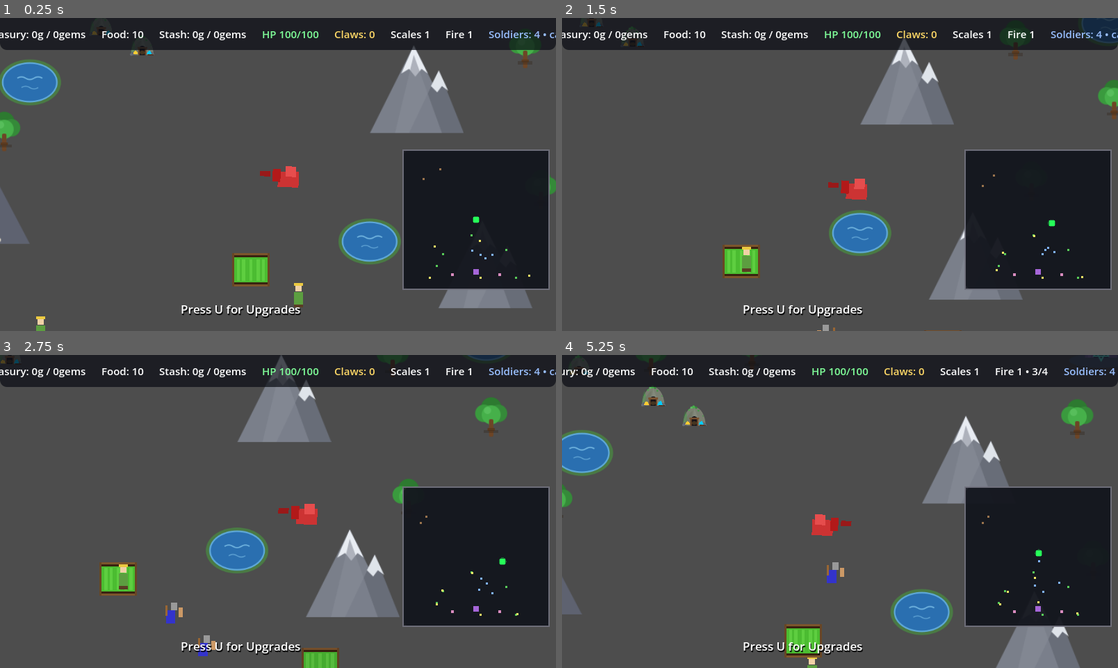
Above: before the commit, frames 1-4 (two rows, left to right).
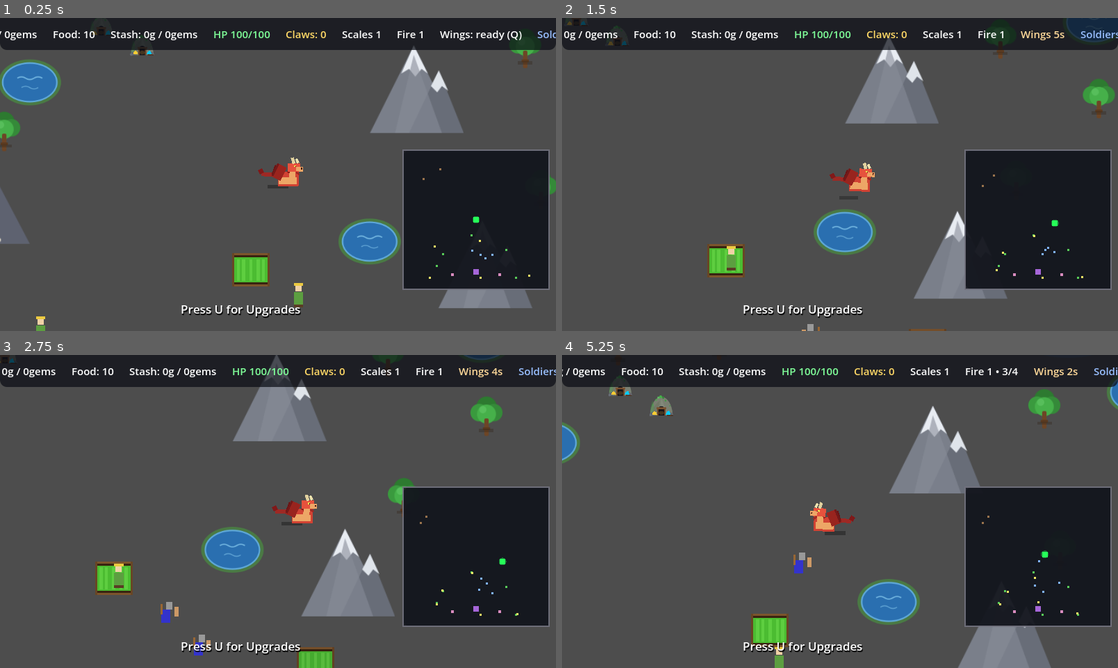
Above: after the commit, the same moments.

Repository: hyperdrive/dragonheart
Game: Godot game, scene res://scenes/main/Main.tscn
Same seed, same stepped clock (60 frames per second), same inputs: the game is played once before the commit and once after it.
Inputs:
- Up to frame 1 (0.25 s): no input
- Up to frame 2 (1.5 s): tap U at 0.5, 1.25 s; hold D (move_right) 0.53-1.28 s; hold E (eat) 0.53-1.28 s; tap Q (fly, bound only after the commit) at 0.8, 1.35 s; hold S (move_down) from 1.28 s (still down)
- Up to frame 3 (2.75 s): tap E (eat) at 1.55 s; tap U at 2 s; release S (move_down) at 2.03 s; hold D (move_right) from 2.03 s (still down); hold E (eat) from 2.03 s (still down); tap Q (fly, bound only after the commit) at 2.3 s
- Up to frame 4 (5.25 s): tap U at 2.75, 3.5, 4.25 s; release D (move_right) at 2.78 s; release E (eat) at 2.78 s; hold W (move_up) 2.78-3.53 s; tap Space (fire) at 2.85 s; tap E (eat) at 3.05, 4.55 s; hold A (move_left) 3.53-5.03 s; tap Q (fly, bound only after the commit) at 3.6 s; tap 1 at 4.35 s; hold S (move_down) from 5.03 s (still down); tap 2 at 5.1 s

The runs differ from the first frame. In frame 1, 1.7% of the frame differs, in the area x 0-100%, y 4-55%; in frame 2, 7.5%; in frame 3, 5.1%; in frame 4, 13%, in the area x 0-100%, y 0-100%.

Commit message:
Dragon: flight + walk split (Q), wing flaps, richer art
User spec: improve the dragon visually; introduce walking and flying —
flying recharges over 5s, allows fast movement for 3s, walking a
little more slow; start flying with Q; a flying dragon flaps his wings.

Movement split (Dragon.gd): walk_speed 150 replaces the old single
speed 200 (deliberately a little slower); Q bursts fly_speed 300 for
fly_duration 3s, then the dragon auto-lands into a full flight_recharge
of 5s. Mid-recharge Q is refused with a wait print. An early-cancel
refund idea was dropped with evidence: the refund math recharged a FULL
3s flight in 2s, violating the spec — cancelling now simply wastes the
remaining burst. Timers live in the existing _physics_process beside
fire/strike/boost; 'fly' action added on physical keycode Q.

Visuals (Dragon.tscn rewritten + code): new Vis wrapper node between
the body and Dragon carries a ~34px code-driven lift (plus a bob synced
to the flap) while a detached Shadow ColorRect stays on the ground,
shrinking and fading with altitude — the AnimationPlayer's
idle/fire_breath/death tracks were re-pathed to Vis/Sprite so code and
animation never fight over the same node. Wing flap is code-driven on
two new pivots (NearWingPivot 55-degree sweep at ~3.2 Hz, FarWingPivot
trailing 36 degrees and lower) — the same pattern as the code-driven
soldier weapon swing — folding to a rest pose on the ground. Art
enriched in the repo's rect-primitive family: tail spike, belly/neck
plates, back spikes, horn pair, snout + jaw + nostril, yellow dragon
eye with pupil, near wing with a bone edge; all inside the existing
facing mirror.

HUD: new WingsLabel chip — 'Flying Ns' airborne, countdown while
recharging, 'Wings: ready (Q)' on the ground — pushed through the new
flight_state_changed signal on phase edges and whole seconds only.

Fire breath, loot, E-strikes, interception and collisions all work
unchanged mid-air; death resets every flight visual instantly.

Probe probe_dragon_flight 25/25 (Q binding, topology + animations,
speed split, lift/flap/shadow, 3s auto-land, 5s recharge + refusal,
early-landing-pays-5s, chip pushes, death resets). 14400-frame
regression: 0 script errors.

Docs: decision record 2026-11-09-dragon-flight-visuals.md; GAME-SPEC
section 7 locomotion paragraph + tuning row + record index.

Diff:
--- a/project.godot
+++ b/project.godot
@@ -59,6 +59,11 @@
 "events": [Object(InputEventKey,"resource_local_to_scene":false,"resource_name":"","device":-1,"window_id":0,"alt_press …(193 unchanged characters)…
 ]
 }
+fly={
+"deadzone": 0.5,
+"events": [Object(InputEventKey,"resource_local_to_scene":false,"resource_name":"","device":-1,"window_id":0,"alt_pressed":false,"shift_pressed":false,"ctrl_pressed":false,"meta_pressed":false,"pressed":false,"keycode":0,"physical_keycode":81,"key_label":0,"unicode":113,"location":0,"echo":false,"script":null)
+]
+}
 
 [rendering]
 
--- a/scenes/characters/Dragon.tscn
+++ b/scenes/characters/Dragon.tscn
@@ -11,7 +11,7 @@
 loop_mode = 1
 step = 0.1
 tracks/0/type = "value"
-tracks/0/path = "Sprite:position"
+tracks/0/path = NodePath("Vis/Sprite:position")
 tracks/0/interp = 1
 tracks/0/keys = {
 "times": PackedFloat32Array(0, 0.5, 1),
@@ -20,7 +20,7 @@
 "values": [Vector2(0, -5), Vector2(0, -7), Vector2(0, -5)]
 }
 tracks/1/type = "value"
-tracks/1/path = "Sprite:rotation"
+tracks/1/path = NodePath("Vis/Sprite:rotation")
 tracks/1/interp = 1
 tracks/1/keys = {
 "times": PackedFloat32Array(0, 0.5, 1),
@@ -34,7 +34,7 @@
 loop_mode = 0
 step = 0.1
 tracks/0/type = "value"
-tracks/0/path = "Sprite:position"
+tracks/0/path = NodePath("Vis/Sprite:position")
 tracks/0/interp = 1
 tracks/0/keys = {
 "times": PackedFloat32Array(0, 0.4, 0.8),
@@ -43,7 +43,7 @@
 "values": [Vector2(0, -5), Vector2(5, -5), Vector2(0, -5)]
 }
 tracks/1/type = "value"
-tracks/1/path = "Sprite:rotation"
+tracks/1/path = NodePath("Vis/Sprite:rotation")
 tracks/1/interp = 1
 tracks/1/keys = {
 "times": PackedFloat32Array(0, 0.4, 0.8),
@@ -57,7 +57,7 @@
 loop_mode = 0
 step = 0.1
 tracks/0/type = "value"
-tracks/0/path = "Sprite:position"
+tracks/0/path = NodePath("Vis/Sprite:position")
 tracks/0/interp = 1
 tracks/0/keys = {
 "times": PackedFloat32Array(0, 0.5, 1.0, 1.5, 2.0),
@@ -66,7 +66,7 @@
 "values": [Vector2(0, 0), Vector2(0, 5), Vector2(0, 10), Vector2(0, 15), Vector2(0, 20)]
 }
 tracks/1/type = "value"
-tracks/1/path = "Sprite:rotation"
+tracks/1/path = NodePath("Vis/Sprite:rotation")
 tracks/1/interp = 1
 tracks/1/keys = {
 "times": PackedFloat32Array(0, 0.5, 1.0, 1.5, 2.0),
@@ -90,27 +90,161 @@
 collision_mask = 3
 script = ExtResource("1_m3q8w")
 
-[node name="Sprite" type="Node2D" parent="."]
+[node name="Shadow" type="ColorRect" parent="."]
+offset_left = -20.0
+offset_top = 20.0
+offset_right = 20.0
+offset_bottom = 27.0
+color = Color(0, 0, 0, 0.32)
+
+[node name="Vis" type="Node2D" parent="."]
+
+[node name="Sprite" type="Node2D" parent="Vis"]
 position = Vector2(0, -5)
 
-[node name="Body" type="ColorRect" parent="Sprite"]
-size = Vector2(40, 30)
-color = Color(0.8, 0.2, 0.2, 1.0)
-
-[node name="Head" type="ColorRect" parent="Sprite"]
-position = Vector2(15, -10)
-size = Vector2(20, 20)
-color = Color(0.9, 0.3, 0.3, 1.0)
-
-[node name="Wing" type="ColorRect" parent="Sprite"]
-position = Vector2(-10, -5)
-size = Vector2(15, 25)
-color = Color(0.7, 0.1, 0.1, 1.0)
-
-[node name="Tail" type="ColorRect" parent="Sprite"]
-position = Vector2(-35, 0)
-size = Vector2(20, 10)
-color = Color(0.6, 0.1, 0.1, 1.0)
+[node name="Tail" type="ColorRect" parent="Vis/Sprite"]
+offset_left = -32.0
+offset_top = 2.0
+offset_right = -10.0
+offset_bottom = 10.0
+color = Color(0.62, 0.16, 0.14, 1)
+
+[node name="TailTip" type="ColorRect" parent="Vis/Sprite"]
+offset_left = -39.0
+offset_top = -1.0
+offset_right = -30.0
+offset_bottom = 8.0
+rotation = -0.5
+color = Color(0.5, 0.1, 0.1, 1)
+
+[node name="FarWingPivot" type="Node2D" parent="Vis/Sprite"]
+position = Vector2(-4, -12)
+
+[node name="FarWing" type="ColorRect" parent="Vis/Sprite/FarWingPivot"]
+offset_left = -2.0
+offset_top = 0.0
+offset_right = 14.0
+offset_bottom = 20.0
+color = Color(0.42, 0.08, 0.08, 1)
+
+[node name="Body" type="ColorRect" parent="Vis/Sprite"]
+offset_right = 40.0
+offset_bottom = 28.0
+color = Color(0.82, 0.26, 0.2, 1)
+
+[node name="Belly" type="ColorRect" parent="Vis/Sprite"]
+offset_left = 2.0
+offset_top = 11.0
+offset_right = 36.0
+offset_bottom = 24.0
+color = Color(0.93, 0.65, 0.4, 1)
+
+[node name="NeckBelly" type="ColorRect" parent="Vis/Sprite"]
+offset_left = 22.0
+offset_top = -8.0
+offset_right = 34.0
+offset_bottom = 20.0
+color = Color(0.93, 0.65, 0.4, 1)
+
+[node name="BackSpike1" type="ColorRect" parent="Vis/Sprite"]
+offset_left = -4.0
+offset_top = -6.0
+offset_right = 1.0
+offset_bottom = 2.0
+rotation = 0.35
+color = Color(0.55, 0.12, 0.1, 1)
+
+[node name="BackSpike2" type="ColorRect" parent="Vis/Sprite"]
+offset_left = 8.0
+offset_top = -6.0
+offset_right = 13.0
+offset_bottom = 2.0
+rotation = 0.35
+color = Color(0.55, 0.12, 0.1, 1)
+
+[node name="BackSpike3" type="ColorRect" parent="Vis/Sprite"]
+offset_left = 20.0
+offset_top = -6.0
+offset_right = 25.0
+offset_bottom = 2.0
+rotation = 0.35
+color = Color(0.55, 0.12, 0.1, 1)
+
+[node name="Head" type="ColorRect" parent="Vis/Sprite"]
+offset_left = 18.0
+offset_top = -16.0
+offset_right = 42.0
+offset_bottom = 0.0
+color = Color(0.9, 0.32, 0.24, 1)
+
+[node name="Snout" type="ColorRect" parent="Vis/Sprite"]
+offset_left = 34.0
+offset_top = -10.0
+offset_right = 48.0
+offset_bottom = -1.0
+color = Color(0.93, 0.65, 0.4, 1)
+
+[node name="Nostril" type="ColorRect" parent="Vis/Sprite"]
+offset_left = 44.0
+offset_top = -8.0
+offset_right = 46.0
+offset_bottom = -5.0
+color = Color(0.25, 0.05, 0.05, 1)
+
+[node name="Jaw" type="ColorRect" parent="Vis/Sprite"]
+offset_left = 36.0
+offset_top = -1.0
+offset_right = 44.0
+offset_bottom = 3.0
+rotation = 0.6
+color = Color(0.62, 0.16, 0.14, 1)
+
+[node name="HornBack" type="ColorRect" parent="Vis/Sprite"]
+offset_left = 24.0
+offset_top = -26.0
+offset_right = 30.0
+offset_bottom = -14.0
+rotation = -0.3
+color = Color(0.88, 0.82, 0.62, 1)
+
+[node name="HornFront" type="ColorRect" parent="Vis/Sprite"]
+offset_left = 32.0
+offset_top = -24.0
+offset_right = 37.0
+offset_bottom = -15.0
+rotation = -0.45
+color = Color(0.93, 0.88, 0.68, 1)
+
+[node name="Eye" type="ColorRect" parent="Vis/Sprite"]
+offset_left = 30.0
+offset_top = -12.0
+offset_right = 34.0
+offset_bottom = -9.0
+color = Color(0.95, 0.9, 0.3, 1)
+
+[node name="EyePupil" type="ColorRect" parent="Vis/Sprite"]
+offset_left = 32.5
+offset_top = -11.5
+offset_right = 34.0
+offset_bottom = -9.5
+color = Color(0.1, 0.05, 0.05, 1)
+
+[node name="NearWingPivot" type="Node2D" parent="Vis/Sprite"]
+position = Vector2(2, -14)
+
+[node name="Wing" type="ColorRect" parent="Vis/Sprite/NearWingPivot"]
+offset_left = -4.0
+offset_top = 0.0
+offset_right = 16.0
+offset_bottom = 28.0
+color = Color(0.6, 0.14, 0.12, 1)
+
+[node name="WingBone" type="ColorRect" parent="Vis/Sprite/NearWingPivot"]
+offset_left = -4.0
+offset_top = 0.0
+offset_right = 0.0
+offset_bottom = 26.0
+color = Color(0.45, 0.1, 0.1, 1)
 
 [node name="CollisionShape" type="CollisionShape2D" parent="."]
 shape = SubResource("1_b5t6n")
--- a/scenes/ui/HUD.tscn
+++ b/scenes/ui/HUD.tscn
@@ -86,6 +86,11 @@
 theme_override_font_sizes/font_size = 15
 text = "Fire 1"
 
+[node name="WingsLabel" type="Label" parent="TopBar/TopBarMargin/HBox"]
+layout_mode = 2
+theme_override_font_sizes/font_size = 15
+text = "Wings: ready (Q)"
+
 [node name="ThreatLabel" type="Label" parent="TopBar/TopBarMargin/HBox"]
 layout_mode = 2
 size_flags_horizontal = 3
--- a/scripts/characters/Dragon.gd
+++ b/scripts/characters/Dragon.gd
@@ -16,8 +16,37 @@
 signal shield_changed(points: int)
 
 @export_group("Controls")
-@export var speed: float = 200.0
+@export var walk_speed: float = 150.0
 @export var fire_rate: float = 1.0
+
+@export_group("Flight")
+## Walking is deliberately slower than the old single speed (user spec:
+## "walking will be a little more slow"); flight is the fast lane.
+@export var fly_speed: float = 300.0
+## Q launches a burst of flight; it auto-lands when the burst runs out.
+@export var fly_duration: float = 3.0
+## Full recovery after landing (user spec: "recharge over 5s"). Any landing
+## — auto or early Q — pays the same 5s: cancelling wastes the burst, it
+## never shortens the wait.
+@export var flight_recharge: float = 5.0
+## Wing-flap cadence while airborne (code-driven visuals, like the soldier
+## weapon swing — the AnimationPlayer owns Sprite position/rotation, so the
+## flap lives on the wing pivots only).
+@export var flap_hz: float = 3.2
+## How high the dragon rises over the ground while airborne.
+@export var flight_lift: float = 34.0
+
+## Flight state (2026-11-09): WALK is the default; Q bursts into FLY for
+## fly_duration seconds, then lands and recharges. The HUD chip mirrors
+## all three phases via flight_state_changed.
+var _flying: bool = false
+var _flight_left: float = 0.0
+var _flight_recharge_left: float = 0.0
+var _flap_phase: float = 0.0
+var _lift_current: float = 0.0
+var _chip_flying: Variant = null
+var _chip_seconds: Variant = null
+signal flight_state_changed(flying: bool, seconds_left: float, charging: bool)
 
 @export_group("Fire breath")
 @export var fire_reach: float = 95.0        # ignition distance from the mouth
@@ -52,7 +81,11 @@
 
 var game_manager: GameManager
 
-@onready var sprite: Node2D = $Sprite
+@onready var vis: Node2D = $Vis
+@onready var sprite: Node2D = $Vis/Sprite
+@onready var shadow: ColorRect = $Shadow
+@onready var near_wing_pivot: Node2D = $Vis/Sprite/NearWingPivot
+@onready var far_wing_pivot: Node2D = $Vis/Sprite/FarWingPivot
 @onready var animation_player: AnimationPlayer = $AnimationPlayer
 @onready var fire_area: Area2D = $FireArea
 @onready var flame: Node2D = $FireArea/Flame
@@ -72,6 +105,7 @@
 
 	# Fire breath window wiring handled in fire_breath(); the idle starts on play.
 	fire_area.monitoring = false  # breath window only, set in fire_breath()
+	flight_state_changed.emit(false, 0.0, false)  # initial HUD chip state
 
 func sync_from_game_manager() -> void:
 	# Armor (scales) sets max health; fire power sets breath damage per burn tick.
@@ -93,6 +127,17 @@
 		_speed_boost_left -= delta
 	if _strike_cooldown > 0.0:
 		_strike_cooldown = maxf(_strike_cooldown - delta, 0.0)
+	if Input.is_action_just_pressed("fly"):
+		_try_flight()
+	if _flying:
+		_flight_left -= delta
+		if _flight_left <= 0.0:
+			land_flight()
+	elif _flight_recharge_left > 0.0:
+		_flight_recharge_left -= delta
+		if _flight_recharge_left <= 0.0:
+			_flight_recharge_left = 0.0
+			print("Dragon's wings are rested — the sky awaits! (Q)")
 
 	var input_direction := Vector2.ZERO
 	if Input.is_action_pressed("move_left"):
@@ -109,6 +154,8 @@
 
 	velocity = input_direction * effective_speed()
 	move_and_slide()
+
+	_tick_flight_visual(delta)
 
 	# While the breath window is open, flammable actors/fields in the cone
 	# catch fire.
@@ -395,6 +442,75 @@
 	if health <= 0:
 		die()
 
+# --- flight (2026-11-09, user spec: Q, 3s fast flight, 5s recharge) ------------
+
+## Q toggles: ground+ready → take off; airborne → deliberate early landing
+## (refund: unused burst seconds shorten the recharge); recharging → refused
+## with the wait printed.
+func _try_flight() -> void:
+	if _dying:
+		return
+	if _flying:
+		land_flight()
+		return
+	if _flight_recharge_left > 0.0:
+		print("Wing muscles still aching — airborne again in %ds!"
+			% ceili(_flight_recharge_left))
+		return
+	_flying = true
+	_flight_left = fly_duration
+	print("Your wings snap wide — AIRBORNE! (%.0fx speed for %ds)" % [
+		fly_speed / walk_speed, int(fly_duration)])
+	_emit_flight_chip(true)
+
+## Touch down: the recharge always pays in full (spec: "recharge over 5s").
+## An early Q costs the unused burst — it never buys back wait time.
+func land_flight() -> void:
+	_flying = false
+	_flight_left = 0.0
+	_flight_recharge_left = flight_recharge
+	print("Dragon folds back to the ground — wings tire (%ds till ready)."
+		% ceili(_flight_recharge_left))
+	_emit_flight_chip(true)
+
+## One visual state machine: lift/bob on the Vis wrapper (the AnimationPlayer
+## animates Sprite itself — Vis keeps code and tracks from fighting), wing
+## pivots flap while airborne, and the detached Shadow stays on the ground,
+## shrinking + fading with altitude.
+func _tick_flight_visual(delta: float) -> void:
+	if _dying:
+		return
+	if _flying:
+		_flap_phase += delta * flap_hz
+	var lift_target: float = flight_lift if _flying else 0.0
+	_lift_current = move_toward(_lift_current, lift_target, flight_lift * 5.0 * delta)
+	var lift_ratio: float = _lift_current / flight_lift
+	var bob: float = sin(_flap_phase * TAU) * 3.5 * lift_ratio if _flying else 0.0
+	vis.position.y = -_lift_current + bob * 0.4
+	# Wings: folded rest pose on the ground, full stroke while airborne. The
+	# far wing trails the near one and swings lower (depth read).
+	var rest := rad_to_deg(0.42)
+	if _flying:
+		near_wing_pivot.rotation_degrees = rest - 55.0 \
+			+ sin(_flap_phase * TAU) * 55.0
+		far_wing_pivot.rotation_degrees = rest - 48.0 \
+			+ sin(_flap_phase * TAU - 0.9) * 36.0
+	else:
+		near_wing_pivot.rotation_degrees = rest
+		far_wing_pivot.rotation_degrees = rest * 0.8
+	shadow.scale = Vector2(1.0 - lift_ratio * 0.28, 1.0 - lift_ratio * 0.1)
+	shadow.modulate.a = 1.0 - lift_ratio * 0.5
+	_emit_flight_chip()
+
+## Push chip updates on phase changes AND at each whole-second boundary so
+## the HUD shows a readable countdown without a per-frame signal storm.
+func _emit_flight_chip(force: bool = false) -> void:
+	var seconds := ceili(_flight_left) if _flying else ceili(_flight_recharge_left)
+	if force or seconds != _chip_seconds or _flying != _chip_flying:
+		_chip_flying = _flying
+		_chip_seconds = seconds
+		flight_state_changed.emit(_flying, float(seconds), _flight_recharge_left > 0.0)
+
 # --- wizard-shop upgrades (purchased via GameManager.prices) -------------------
 
 ## Flame capacity +n (max). The purchased charges arrive loaded — a bought
@@ -446,9 +562,11 @@
 	print("Dragon strike chance now %d%%!" % int(soldier_strike_chance * 100.0))
 	return true
 
-## Effective move speed in _physics_process — boost multiplier while active.
+## Effective move speed in _physics_process — the flight lane replaces the
+## old single `speed` (walking slowed, flying fast); boost stacks on both.
 func effective_speed() -> float:
-	return speed * (speed_boost_multiplier if _speed_boost_left > 0.0 else 1.0)
+	var base := fly_speed if _flying else walk_speed
+	return base * (speed_boost_multiplier if _speed_boost_left > 0.0 else 1.0)
 
 func die() -> void:
 	# Re-entry guard: several attacks can land during the death animation;
@@ -456,6 +574,17 @@
 	if _dying:
 		return
 	_dying = true
+	# A falling-dying dragon lands HARD: reset every flight visual so the
+	# death animation plays from the ground pose.
+	_flying = false
+	_flight_left = 0.0
+	_flight_recharge_left = 0.0
+	_lift_current = 0.0
+	vis.position.y = 0.0
+	near_wing_pivot.rotation_degrees = rad_to_deg(0.42)
+	far_wing_pivot.rotation_degrees = rad_to_deg(0.34)
+	shadow.scale = Vector2.ONE
+	shadow.modulate.a = 1.0
 	animation_player.play("death")
 	await animation_player.animation_finished
 	# After the await the scene may already be torn down (double reload) or
--- a/scripts/ui/HUD.gd
+++ b/scripts/ui/HUD.gd
@@ -14,6 +14,7 @@
 @onready var carry_label: Label = $TopBar/TopBarMargin/HBox/CarryLabel
 @onready var scales_label: Label = $TopBar/TopBarMargin/HBox/ScalesLabel
 @onready var fire_label: Label = $TopBar/TopBarMargin/HBox/FireLabel
+@onready var wings_label: Label = $TopBar/TopBarMargin/HBox/WingsLabel
 @onready var threat_label: Label = $TopBar/TopBarMargin/HBox/ThreatLabel
 @onready var message_label: Label = $MessageLabel
 @onready var minimap: MinimapPanel = $Minimap
@@ -62,6 +63,8 @@
 		if dragon_ref.has_signal("shield_changed"):
 			dragon_ref.shield_changed.connect(_on_dragon_shield)
 			_on_dragon_shield(int((dragon_ref as CharacterBody2D).get("shield_points")))
+		if dragon_ref.has_signal("flight_state_changed"):
+			dragon_ref.flight_state_changed.connect(_on_flight_state)
 	_refresh_pools()
 	_refresh_dragon_stats()
 	refresh_threat()
@@ -105,6 +108,20 @@
 		game_manager.fire_power_level if game_manager != null else 1,
 		charges, max_charges]
 
+## Flight chip (2026-11-09): FLYING shows the burst seconds left, then the
+## grounded recharge countdown, then "ready". Dragon pushes on phase edge
+## + whole second (no per-frame spam).
+func _on_flight_state(flying: bool, seconds_left: float, charging: bool) -> void:
+	if flying:
+		wings_label.text = "✈ %ds" % ceili(seconds_left)
+		wings_label.modulate = Color(0.75, 1.0, 0.9)
+	elif charging:
+		wings_label.text = "Wings %ds" % ceili(seconds_left)
+		wings_label.modulate = Color(1.0, 0.85, 0.6)
+	else:
+		wings_label.text = "Wings: ready (Q)"
+		wings_label.modulate = Color.WHITE
+
 func _refresh_pools() -> void:
 	if game_manager == null:
 		return
Not shown, changed: docs/GAME-SPEC.md
Not shown, added: docs/decisions/2026-11-09-dragon-flight-visuals.md
